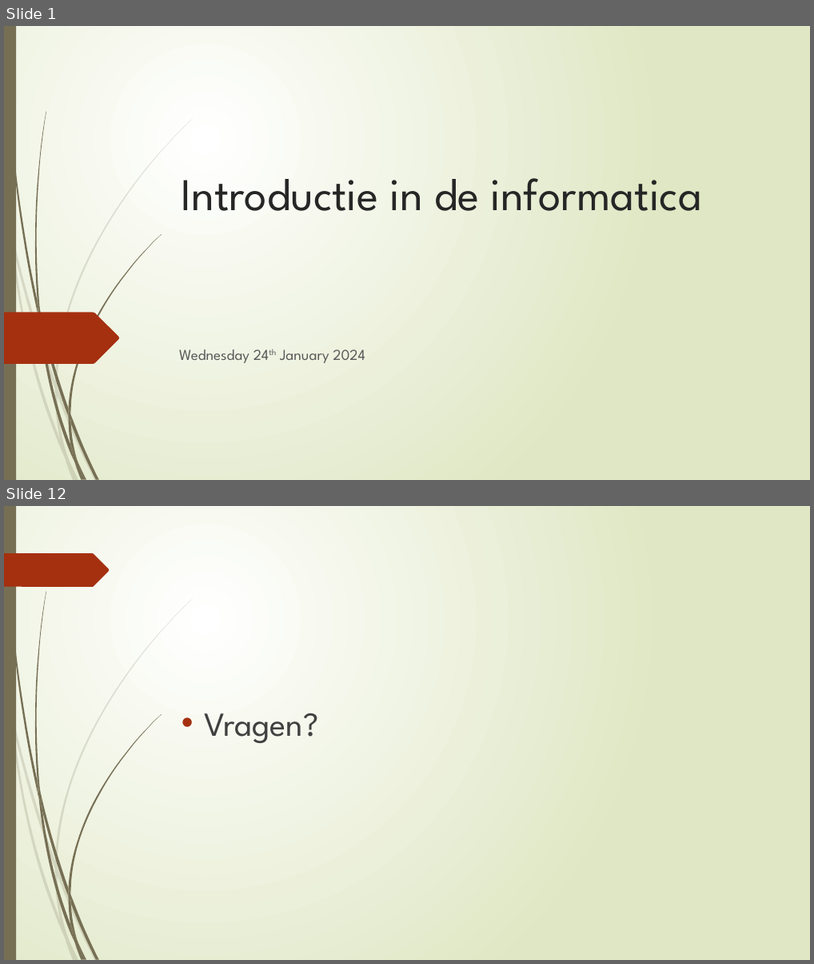
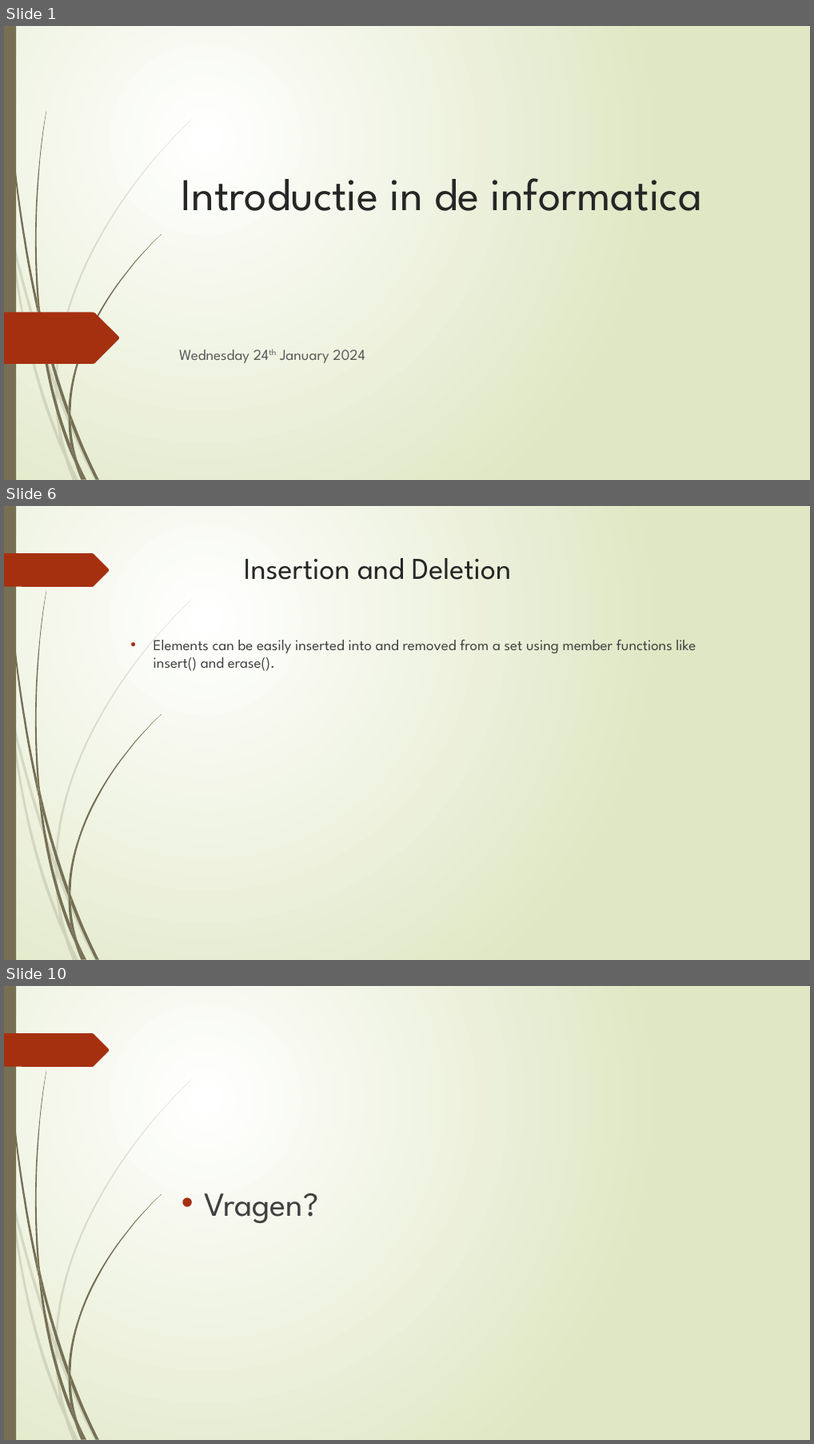
Before and after one commit to widjesh/Inleiding-in-de-Informatica, a slide deck: slides/24th Jan 2024.pptx. Shown one above the other, each under a label of ours: slides 1 and 12 before the commit, slides 1, 6 and 10 after it; the slides between them are not shown. The pictures are 814x964 and 814x1444 pixels, drawn with LibreOffice and Linux fonts; fonts in the diff are those of the drawing. Boxes give left, top, right and bottom in pixels: in the first picture for what was removed or moved away, otherwise in the second. Text is boxed around its words. In the diff, an @@ line names an element or a change of style, - is before the commit and + after.

```diff
--- a/slides/24th Jan 2024.pptx
+++ b/slides/24th Jan 2024.pptx
@@ slide 6 added at bbox=[4, 506, 810, 960], background gradient #FFFFFF to #DFE8C4; not listed: 24 template elements that a slide beside it also shows @@
@@ title added at bbox=[244, 558, 511, 580], 36 pt, text #262626 @@
+Insertion and Deletion
@@ text added at bbox=[154, 640, 696, 671], 18 pt, text #404040 @@
+• Elements can be easily inserted into and removed from a set using member functions like insert() and erase().
@@ what was slide 12 is now slide 10 @@
```
Also in this commit, not shown: 7 other slides added, 10 slides removed.
